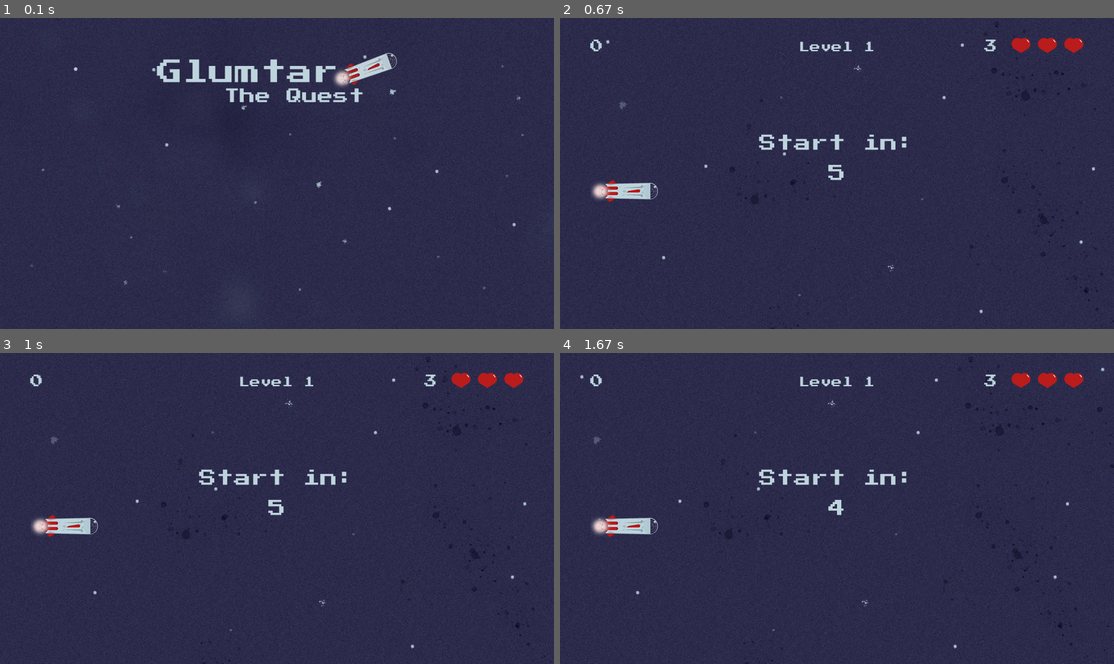
Above: before the commit, frames 1-4 (two rows, left to right).
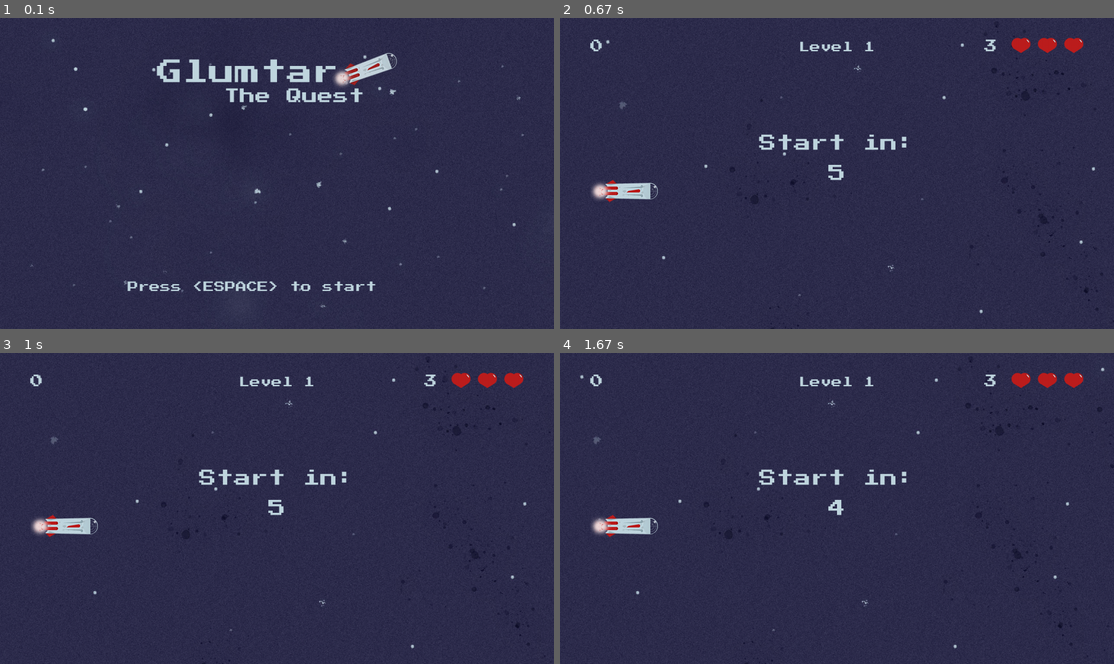
Above: after the commit, the same moments.

Repository: AdrianFSN/proyecto-final-pygame-quest
Game: pygame game, started from main.py
Two runs of this game, one before a commit and one after it. Both use one fixed random seed, a clock stepped at 60 frames per second and the inputs below.
Inputs:
- Up to frame 1 (0.1 s): no input
- Up to frame 2 (0.67 s): tap Space at 0.33 s
- Up to frame 3 (1 s): no input
- Up to frame 4 (1.67 s): no input

The runs differ from the first frame. In frame 1, 0.7% of the frame differs, in the area x 9-91%, y 6-94%; in frame 2, nothing differs; in frame 3, nothing differs; in frame 4, nothing differs.

Commit message:
feat: añado el mensaje de salida de la frontpage

Diff:
--- a/glumtar/__init__.py
+++ b/glumtar/__init__.py
@@ -1,7 +1,7 @@
 # Animations
 ANIMATION_FRAMES = 61  # Animations should have 60 frames
+BG_SCROLL_SPEED = 12  # Should be 1. Increase only for testing purposes.
 FRAMES_SPEED = 1
-BG_SCROLL_SPEED = 12  # Should be 1. Increase only for testing purposes.
 
 # Colors palette RGB
 COLUMBIA_BLUE = (192, 214, 223)
@@ -12,13 +12,14 @@
 BLACK = (0, 0, 0)
 
 # Display settings
+BOTTOM_MARGIN_LIMIT = 80
+DEFAULT_BG_SCROLL = 7200
+FPS = 60
+HEIGHT = 720
+TIME_UNIT = FPS
+TITLE_MARGIN = 70
 TOP_MARGIN_LIMIT = 80
 WIDTH = 1280
-HEIGHT = 720
-FPS = 60
-DEFAULT_BG_SCROLL = 7200
-TIME_UNIT = FPS
-TITLE_MARGIN = 70
 
 # Fonts
 FONT = 'PressStart2P-Regular.ttf'
--- a/glumtar/entities.py
+++ b/glumtar/entities.py
@@ -115,8 +115,6 @@
         else:
             self.rect = self.rotated_image_rect
             self.image = self.rotated_image
-            print(
-                f'El top left de self.image es {self.image.get_rect()} y el de rotated_image es {self.rotated_image.get_rect()}')
             self.request_draw_rotation = False
             self.rotation_ended = True
 
--- a/glumtar/scenes.py
+++ b/glumtar/scenes.py
@@ -2,7 +2,7 @@
 
 import pygame
 
-from . import BLACK, BG_SCROLL_SPEED, COLUMBIA_BLUE, CORAL_PINK, CORNELL_RED,  …(236 unchanged characters)…
+from . import BLACK, BG_SCROLL_SPEED, BOTTOM_MARGIN_LIMIT, COLUMBIA_BLUE, CORAL_PINK, CORNELL_RED,  …(236 unchanged characters)…
 from .entities import LivesCounter, Meteorite, Ship, Scoreboard
 from tools.timers_and_countdowns import Countdown, ScrollBG
 
@@ -27,9 +27,9 @@
                 'glumtar', 'resources', 'images', f'BG_front_page{self.bg_index}.jpg')
             self.available_bg.append(self.bg_front_route)
             self.bg_index += 1
-            # tengo que cargarlo en una lista y correr desde ella. Si no, no cambia la variable bg_front
-
-        self.bg_front = pygame.image.load(self.bg_front_route)
+
+        self.bg_front = pygame.image.load(
+            self.available_bg[self.bg_controller])
         self.bg_front_X = 0
         self.bg_front_Y = 0
 
@@ -42,6 +42,11 @@
         self.activate_stars = pygame.USEREVENT + 5
         pygame.time.set_timer(self.activate_stars, 1500)
 
+        self.font = FONT
+        self.font_route = os.path.join(
+            'glumtar', 'resources', 'fonts', self.font)
+        self.font_style = pygame.font.Font(self.font_route, FONT_SIZE)
+
     def mainLoop(self):
         super().mainLoop()
         exit = False
@@ -53,12 +58,12 @@
                     exit = True
                 if event.type == pygame.USEREVENT + 5:
                     self.animate_stars()
-                    print(
-                        f'El fondo es {self.bg_front} de {self.available_bg}')
 
             self.screen.fill(SPACE_CADET)
             self.screen.blit(self.bg_front, (self.bg_front_X, self.bg_front_Y))
             self.screen.blit(self.logo, (self.logo_X, self.logo_Y))
+            self.add_escape_message()
+
             pygame.display.flip()
 
         return False
@@ -71,9 +76,17 @@
             self.bg_controller = 1
         elif self.bg_controller == 1:
             self.bg_controller = 0
-        print(f'Esto es el bg index {self.bg_index}')
-        print(f'Esto es el bg route {self.bg_front_route}')
-        return self.bg_index
+
+    def add_escape_message(self):
+        escape_message = "Press <ESPACE> to start"
+        self.font_style = pygame.font.Font(self.font_route, TITLE_FONT_SIZE)
+        self.pos_X = (WIDTH - ((len(escape_message)*FONT_SIZE)))/2
+        self.pos_Y = HEIGHT - BOTTOM_MARGIN_LIMIT - FONT_SIZE
+
+        title_render = self.font_style.render(
+            escape_message, True, COLUMBIA_BLUE)
+        self.screen.blit(
+            title_render, (self.pos_X, self.pos_Y))
 
 
 class MatchLevel1(Scene):
@@ -189,7 +202,6 @@
                     self.allow_collisions = True
                     self.allow_points = True
                     self.screen.blit(self.player.image, self.player.rect)
-                    print(initialize_ship_costume)
 
             self.player.update()
             self.screen.blit(self.player.image, self.player.rect)
